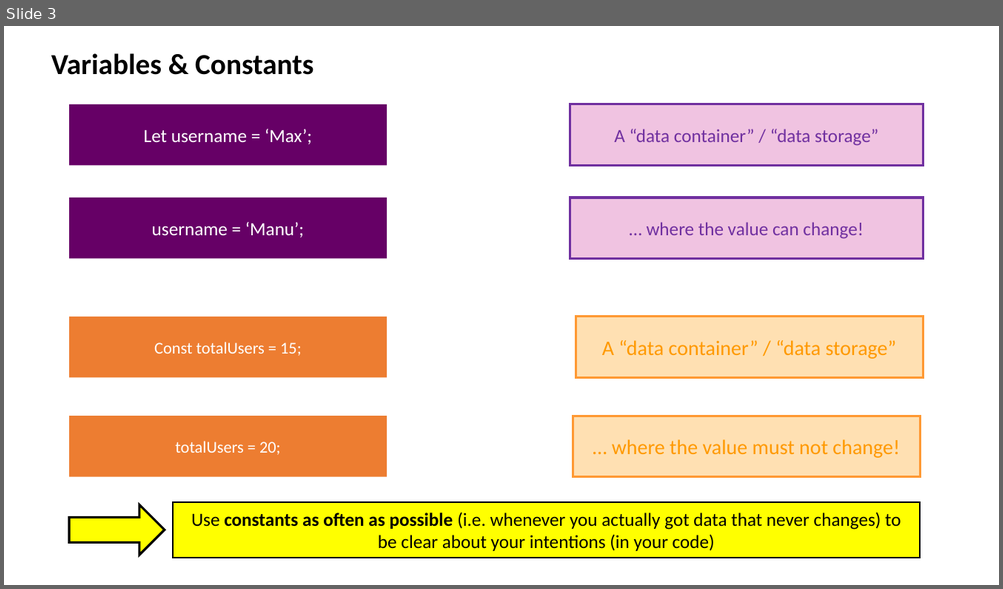
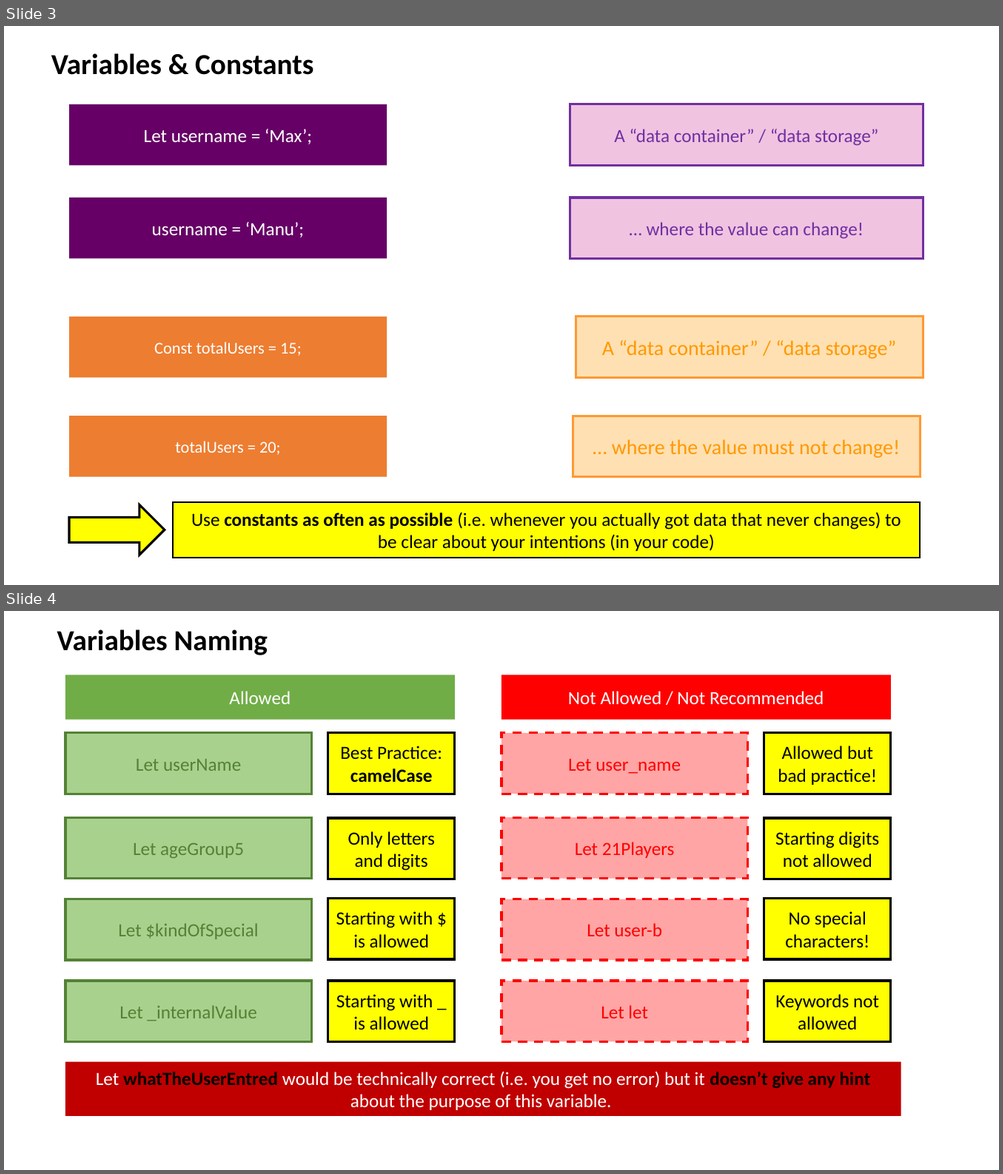
Before and after one commit to drronidz/JavaScript-The-Complete-Guide-2020, a slide deck: 2. Basics Variables, Data Types, Operators & Functions/docs/Introduction.pptx. Shown one above the other, each under a label of ours: slide 3 before the commit, slides 3 and 4 after it. The pictures are 1003x589 and 1003x1174 pixels, drawn with LibreOffice and Linux fonts; fonts in the diff are those of the drawing. Boxes give left, top, right and bottom in pixels: in the first picture for what was removed or moved away, otherwise in the second. Text is boxed around its words. In the diff, an @@ line names an element or a change of style, - is before the commit and + after.

Commit message:
6. Declaring & Defining Variables

```diff
--- a/2. Basics Variables, Data Types, Operators & Functions/docs/Introduction.pptx
+++ b/2. Basics Variables, Data Types, Operators & Functions/docs/Introduction.pptx
@@ slide 4 added at [4, 611, 999, 1170], background #FFFFFF @@
@@ text added at [57, 629, 267, 655], 28 pt, text #000000, bold @@
+Variables Naming
@@ rectangle added at [65, 675, 455, 720], fill #70AD47, 18 pt, text #FFFFFF @@
+Allowed
@@ rectangle added at [502, 675, 891, 720], fill #FF0000, 18 pt, text #FFFFFF @@
+Not Allowed / Not Recommended
@@ rectangle added at [65, 732, 311, 794], fill #A9D18E, outline #548235 2.25 pt, 18 pt, text #548235 @@
+Let userName
@@ rectangle added at [328, 732, 455, 794], fill #FFFF00, outline #000000 2.25 pt, 18 pt, text #000000 @@
+Best Practice:
+camelCase
@@ rectangle added at [502, 732, 748, 794], fill #FF5050 at 51% opacity, outline #FF0000 2.25 pt dashed, 18 pt, text #FF0000 @@
+Let user_name
@@ rectangle added at [764, 732, 891, 794], fill #FFFF00, outline #000000 2.25 pt, 18 pt, text #000000 @@
+Allowed but bad practice!
@@ rectangle added at [65, 817, 311, 879], fill #A9D18E, outline #548235 2.25 pt, 18 pt, text #548235 @@
+Let ageGroup5
@@ rectangle added at [328, 818, 455, 880], fill #FFFF00, outline #000000 2.25 pt, 18 pt, text #000000 @@
+Only letters and digits
@@ rectangle added at [502, 817, 748, 879], fill #FF5050 at 51% opacity, outline #FF0000 2.25 pt dashed, 18 pt, text #FF0000 @@
+Let 21Players
@@ rectangle added at [764, 818, 891, 880], fill #FFFF00, outline #000000 2.25 pt, 18 pt, text #000000 @@
+Starting digits not allowed
@@ rectangle added at [328, 899, 455, 960], fill #FFFF00, outline #000000 2.25 pt, 18 pt, text #000000 @@
+Starting with $ is allowed
@@ rectangle added at [764, 899, 891, 960], fill #FFFF00, outline #000000 2.25 pt, 18 pt, text #000000 @@
+No special characters!
@@ rectangle added at [65, 900, 311, 961], fill #A9D18E, outline #548235 2.25 pt, 18 pt, text #548235 @@
+Let $kindOfSpecial
@@ rectangle added at [502, 900, 748, 961], fill #FF5050 at 51% opacity, outline #FF0000 2.25 pt dashed, 18 pt, text #FF0000 @@
+Let user-b
@@ rectangle added at [65, 981, 311, 1042], fill #A9D18E, outline #548235 2.25 pt, 18 pt, text #548235 @@
+Let _internalValue
@@ rectangle added at [328, 981, 455, 1042], fill #FFFF00, outline #000000 2.25 pt, 18 pt, text #000000 @@
+Starting with _ is allowed
@@ rectangle added at [502, 981, 748, 1042], fill #FF5050 at 51% opacity, outline #FF0000 2.25 pt dashed, 18 pt, text #FF0000 @@
+Let let
@@ rectangle added at [764, 981, 891, 1042], fill #FFFF00, outline #000000 2.25 pt, 18 pt, text #000000 @@
+Keywords not allowed
@@ rectangle added at [65, 1062, 901, 1117], fill #C00000, 18 pt, text #FFFFFF @@
+Let whatTheUserEntred would be technically correct (i.e. you get no error) but it doesn’t give any hint about the purpose of this variable.
```
Also in this commit, not shown: 1 other file.
